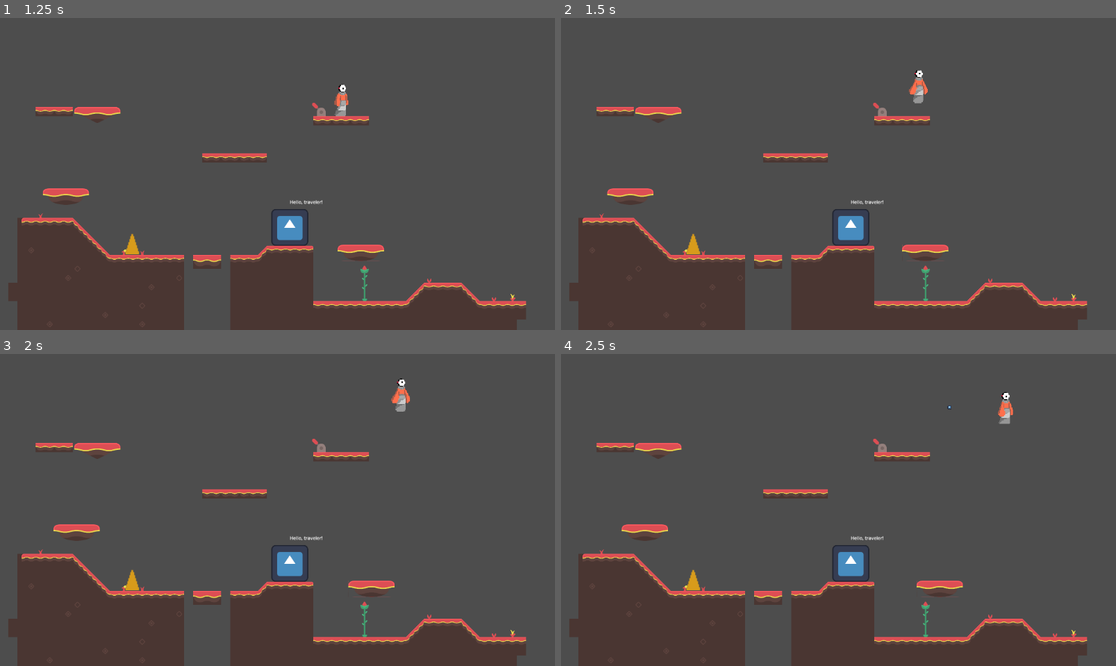
Above: before the commit, frames 1-4 (two rows, left to right).
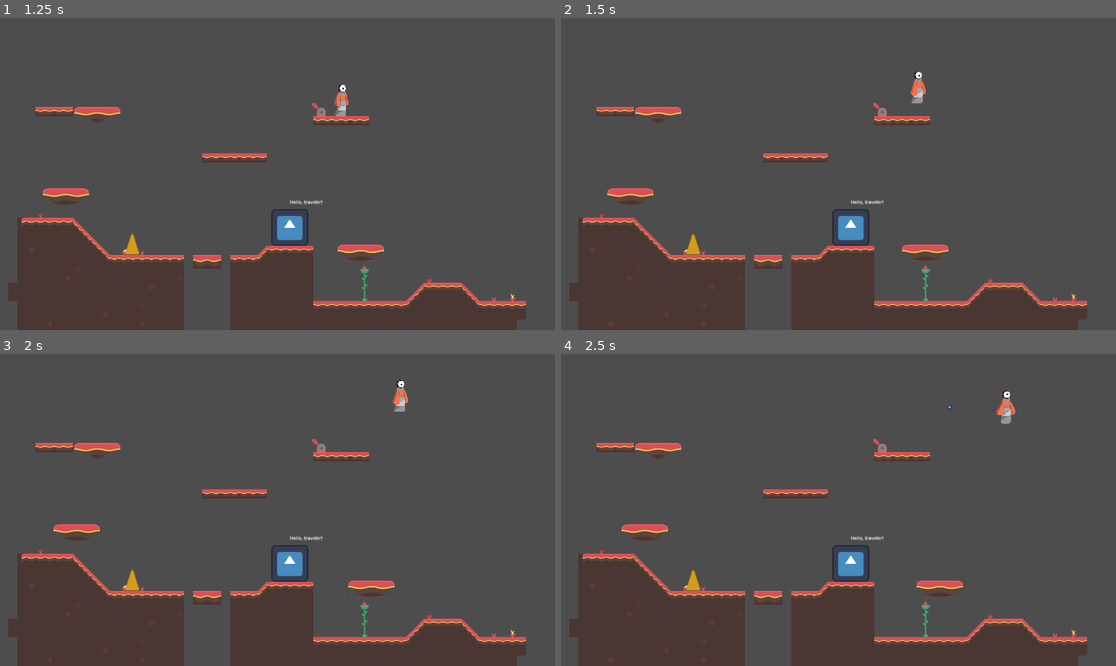
Above: after the commit, the same moments.

Repository: unsaltedkale/Quilt
Game: Godot game, scene res://main.tscn
The game is run twice, just before and just after one commit, with the same random seed, the same clock (stepped at 60 frames per second) and the same inputs. The engine's default icon, where the game draws it, is replaced by a stand-in: a white triangle on a blue panel in a dark square.
Inputs (mouse positions are in pixels of both pictures, inside the frame that each line leads up to):
- Up to frame 1 (1.25 s): click "PLAY" at 0.5 s
- Up to frame 2 (1.5 s): move the mouse to (960, 158) at 1.27 s; hold D (move_right) from 1.28 s (still down); tap Space (jump) at 1.35 s; click (960, 158) at 1.42 s
- Up to frame 3 (2 s): keep holding D (move_right); tap Space (jump) at 1.52, 1.82 s
- Up to frame 4 (2.5 s): keep holding D (move_right); move the mouse to (727, 525) at 2.02 s; tap F (fire_projectile) at 2.1 s; tap Space (jump) at 2.27, 2.3 s

Frame 1 is identical in both runs. In frame 2, 0.1% of the frame differs, in the area x 62-67%, y 16-28%; in frame 3, 0.1%; in frame 4, 0.1%, in the area x 78-82%, y 11-23%.

Commit message:
it works!!!!!

Diff:
--- a/Emily WIP/Scripts/player.gd
+++ b/Emily WIP/Scripts/player.gd
@@ -64,8 +64,8 @@
 		$AnimatedSprite2D.play("idle")
 	previous_velocity = current_velocity
 	# jump animations
-	is_jumping = velocity.y > 0 and not is_on_floor()
-	is_falling = velocity.y <= 0 and not is_on_floor()
+	is_jumping = velocity.y < 0 and not is_on_floor()
+	is_falling = velocity.y >= 0 and not is_on_floor()
 	var current_on_floor: bool = is_on_floor()
 
 	if not was_on_floor and current_on_floor:
@@ -77,7 +77,6 @@
 		$AnimatedSprite2D.play("jump")
 	elif is_falling and $AnimatedSprite2D.animation != "fall":
 		$AnimatedSprite2D.play("fall")
-		print("wasn't playing fall")
 	elif is_landing and $AnimatedSprite2D.animation != "land":
 		$AnimatedSprite2D.play("land")
 	else:
